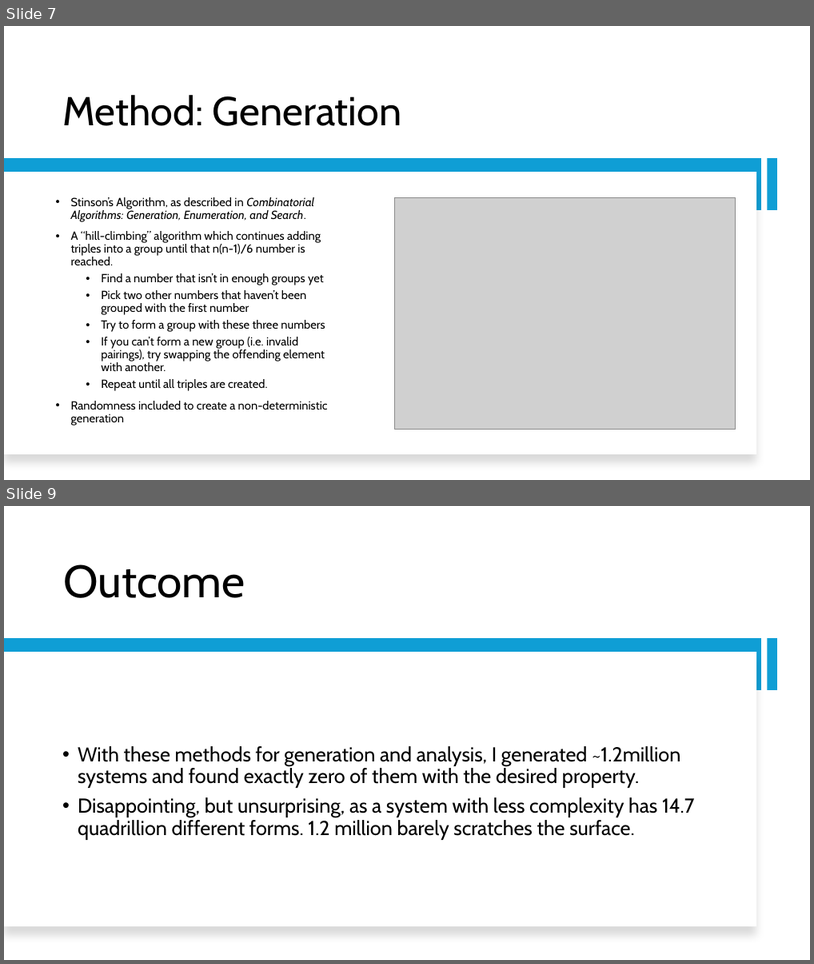
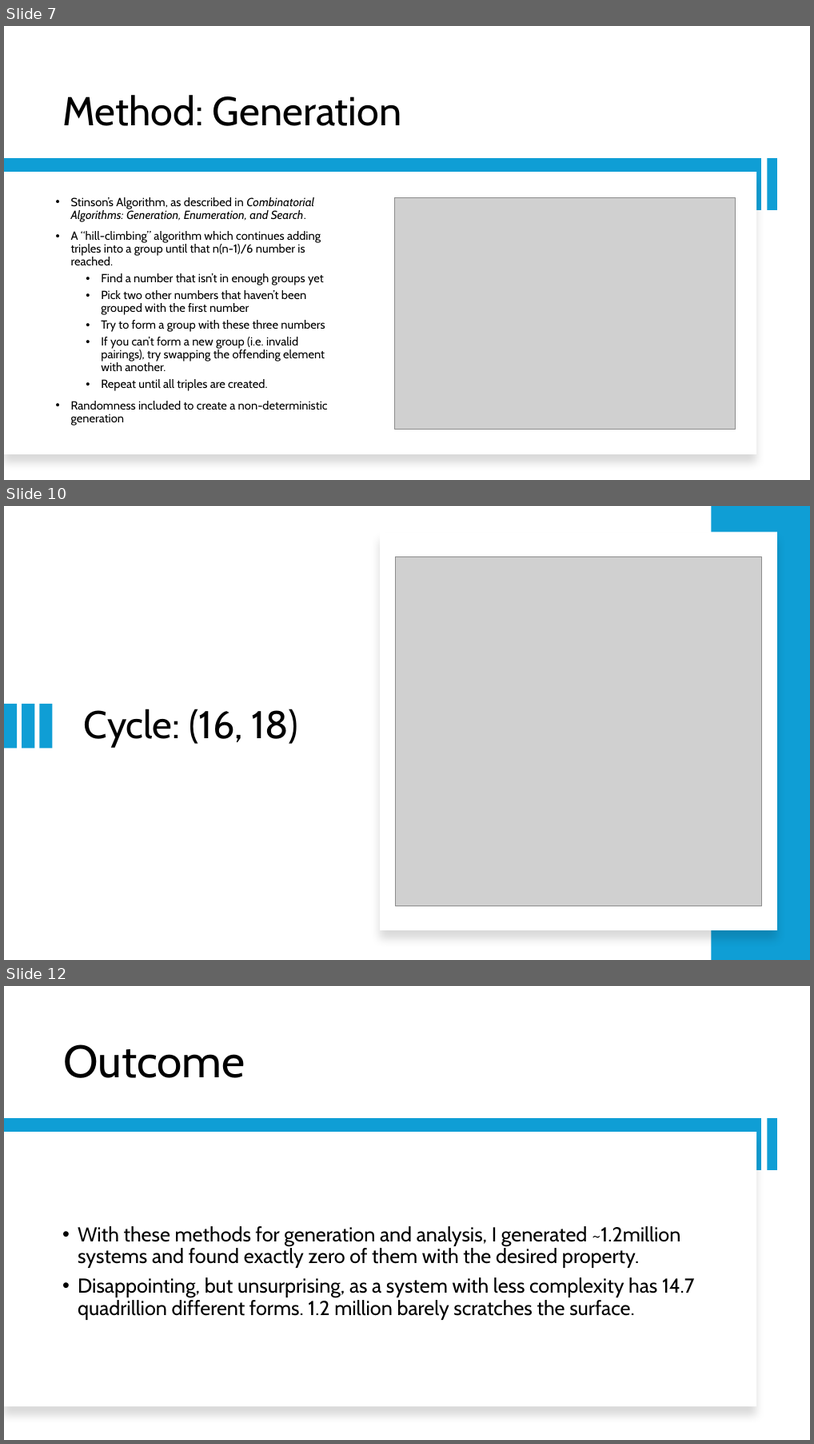
Before and after one commit to GanschowJosh/Steiner-Triple-Systems-Research, a slide deck: STS Presentation.pptx. Shown one above the other, each under a label of ours: slides 7 and 9 before the commit, slides 7, 10 and 12 after it; the slides between them are not shown. The pictures are 814x964 and 814x1444 pixels, drawn with LibreOffice and Linux fonts; fonts in the diff are those of the drawing; grey boxes stand for pictures. Boxes give left, top, right and bottom in pixels: in the first picture for what was removed or moved away, otherwise in the second. Text is boxed around its words. In the diff, an @@ line names an element or a change of style, - is before the commit and + after.

```diff
--- a/STS Presentation.pptx
+++ b/STS Presentation.pptx
@@ slide 10 added at (x1=4, y1=506, x2=810, y2=960), background #FFFFFF @@
@@ rectangle added at (x1=712, y1=506, x2=810, y2=960), fill #0F9ED5 @@
@@ rectangle added at (x1=380, y1=532, x2=778, y2=930), fill #FFFFFF @@
@@ picture added at (x1=396, y1=556, x2=762, y2=905) @@
@@ rectangle added at (x1=4, y1=704, x2=17, y2=748), fill #0F9ED5 @@
@@ rectangle added at (x1=22, y1=704, x2=34, y2=748), fill #0F9ED5 @@
@@ rectangle added at (x1=40, y1=704, x2=52, y2=748), fill #0F9ED5 @@
@@ title added at (x1=84, y1=708, x2=298, y2=748), 46 pt, text #000000 @@
+Cycle: (16, 18)
@@ what was slide 9 is now slide 12 @@
```
Also in this commit, not shown: 1 slide changed, 2 other slides added, 5 other files.
